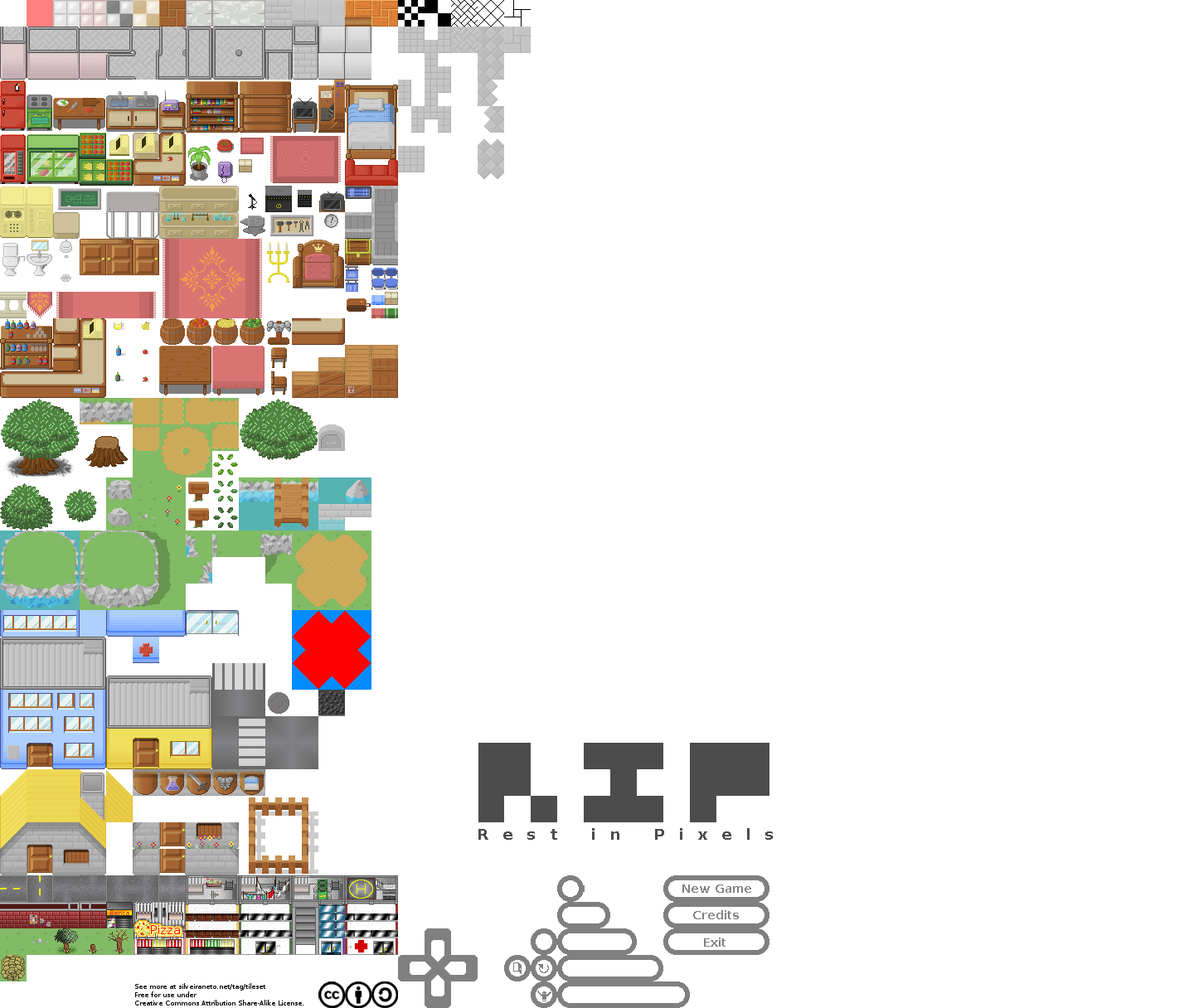
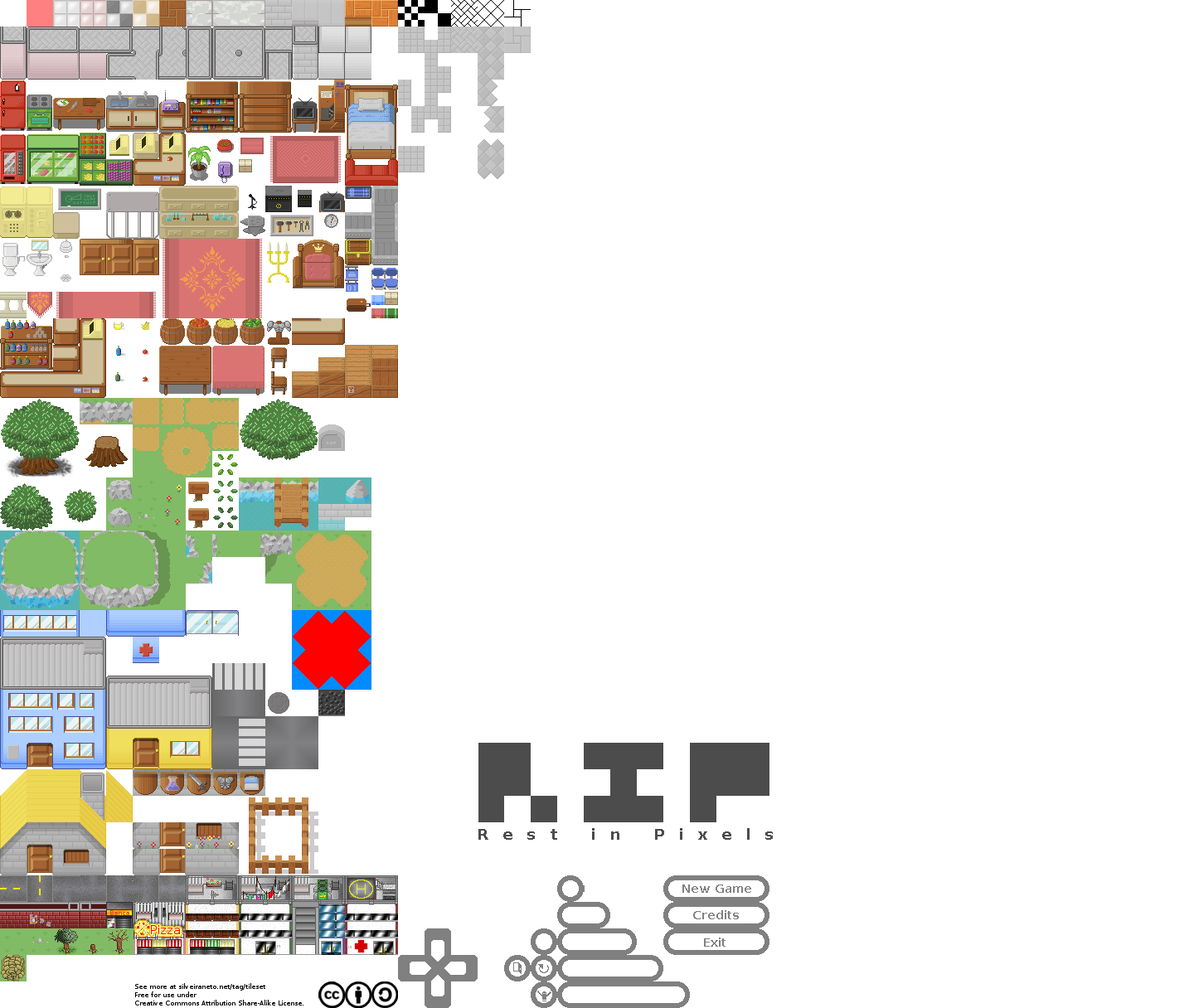
Layer changes from the first 1194 x 1008 image to the second:
painted on "Background" over [107,160,131,181]
